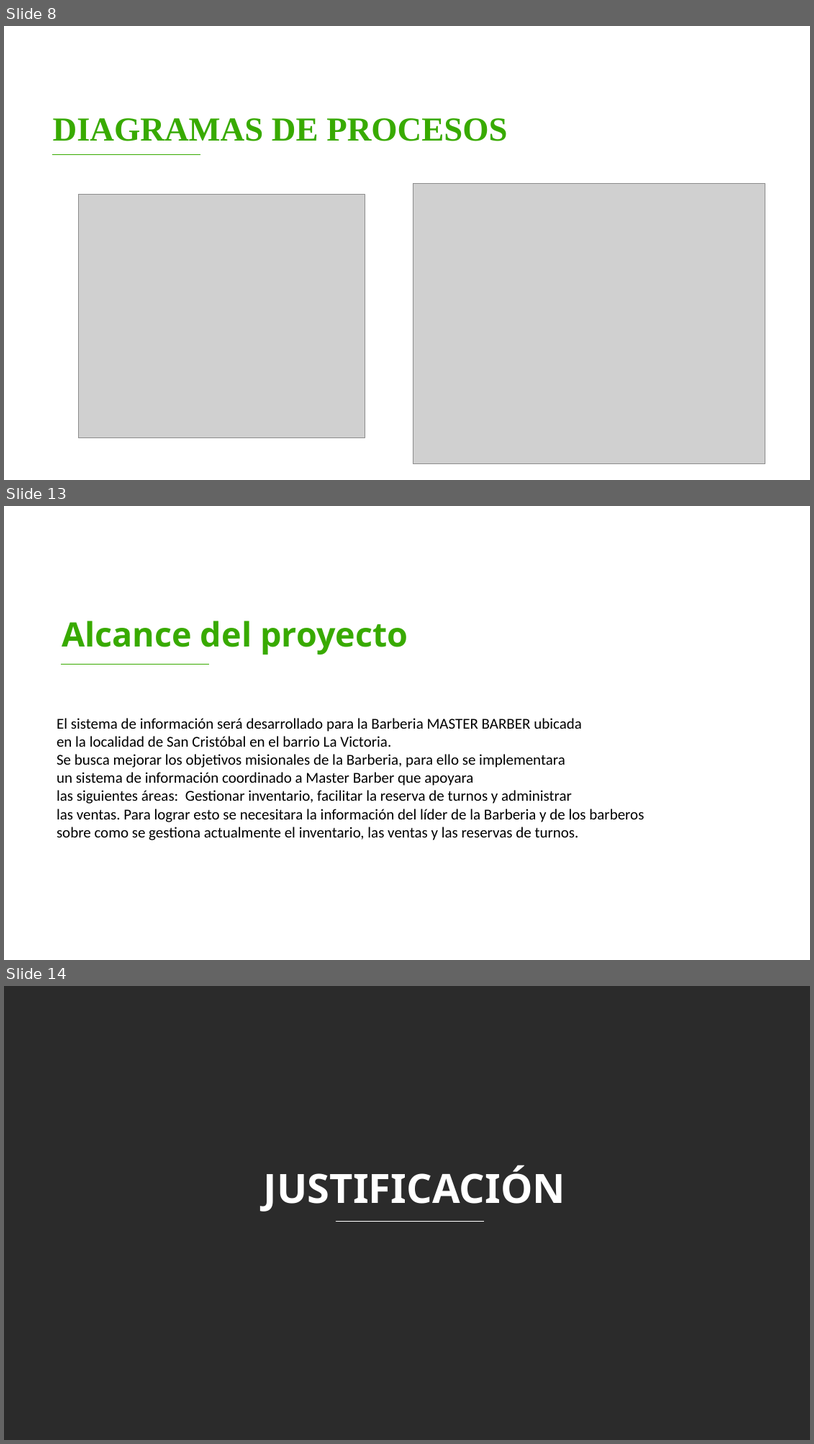
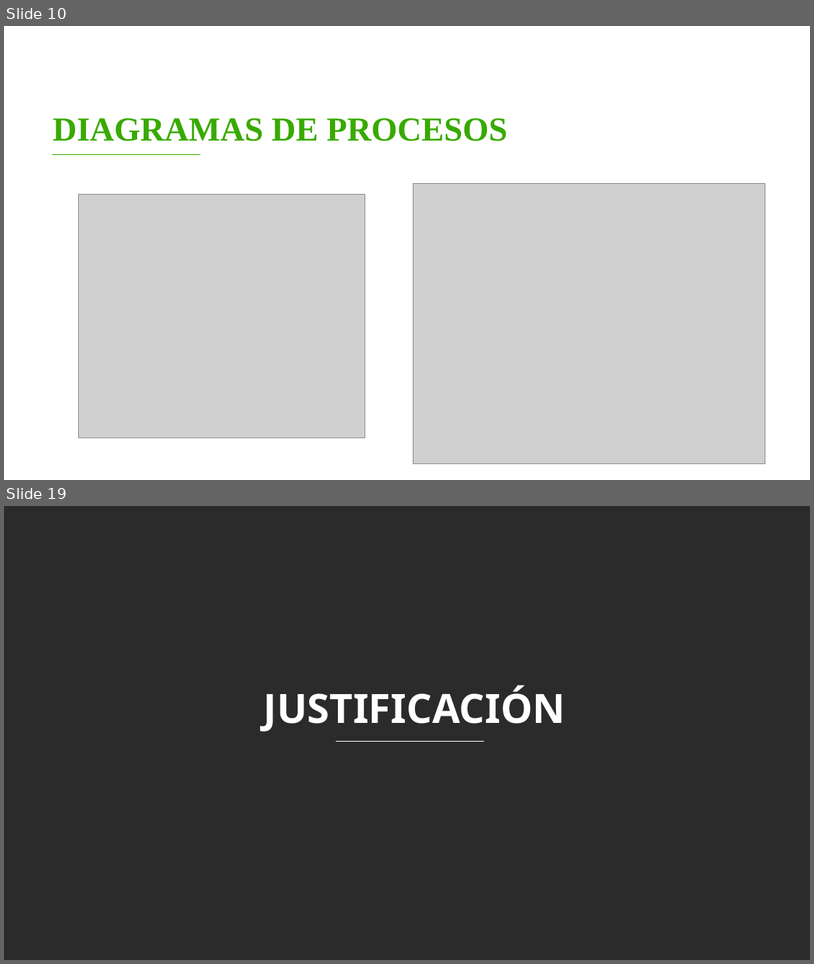
Before and after one commit to FidelSmoke/Practicas, a slide deck: DOCUMENTACION DE MASTER BARBER/ENTREGABLES 3/Entregables Proyecto B.pptx. Shown one above the other, each under a label of ours: slides 8, 13 and 14 before the commit, slides 10 and 19 after it; the slides between them are not shown. The pictures are 814x1444 and 814x964 pixels, drawn with LibreOffice and Linux fonts; fonts in the diff are those of the drawing; grey boxes stand for pictures; background and template pictures are left out; a plain dark background stands for a picture behind light text. Boxes give left, top, right and bottom in pixels: in the first picture for what was removed or moved away, otherwise in the second. Text is boxed around its words. In the diff, an @@ line names an element or a change of style, - is before the commit and + after.

```diff
--- a/DOCUMENTACION DE MASTER BARBER/ENTREGABLES 3/Entregables Proyecto B.pptx
+++ b/DOCUMENTACION DE MASTER BARBER/ENTREGABLES 3/Entregables Proyecto B.pptx
@@ slide 13 removed at box(4, 506, 810, 960), background picture (left out) @@
@@ text removed at box(62, 620, 408, 655) @@
-Alcance del proyecto
@@ line removed from (61, 664) to (210, 664) @@
@@ text removed at box(57, 718, 644, 840) @@
-El sistema de información será desarrollado para la Barberia MASTER BARBER ubicada
-en la localidad de San Cristóbal en el barrio La Victoria.
-Se busca mejorar los objetivos misionales de la Barberia, para ello se implementara
-un sistema de información coordinado a Master Barber que apoyara
-las siguientes áreas: Gestionar inventario, facilitar la reserva de turnos y administrar
-las ventas. Para lograr esto se necesitara la información del líder de la Barberia y de los barberos
-sobre como se gestiona actualmente el inventario, las ventas y las reservas de turnos.
@@ what was slide 8 is now slide 10 @@
@@ what was slide 14 is now slide 19 @@
```
Also in this commit, not shown: 1 slide changed, 9 slides added, 3 other slides removed.
